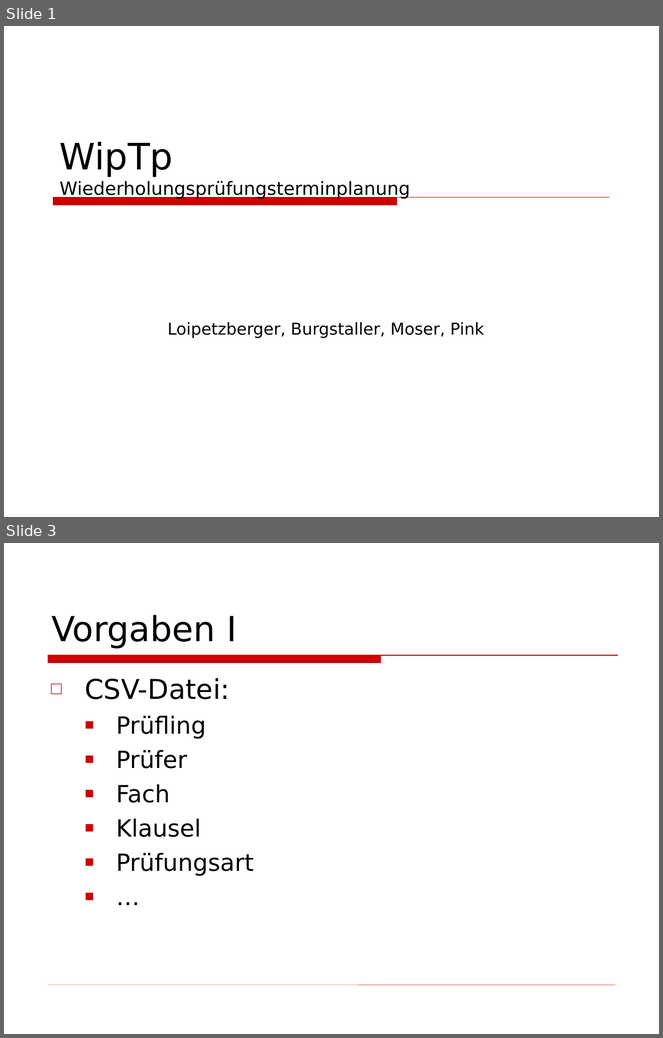
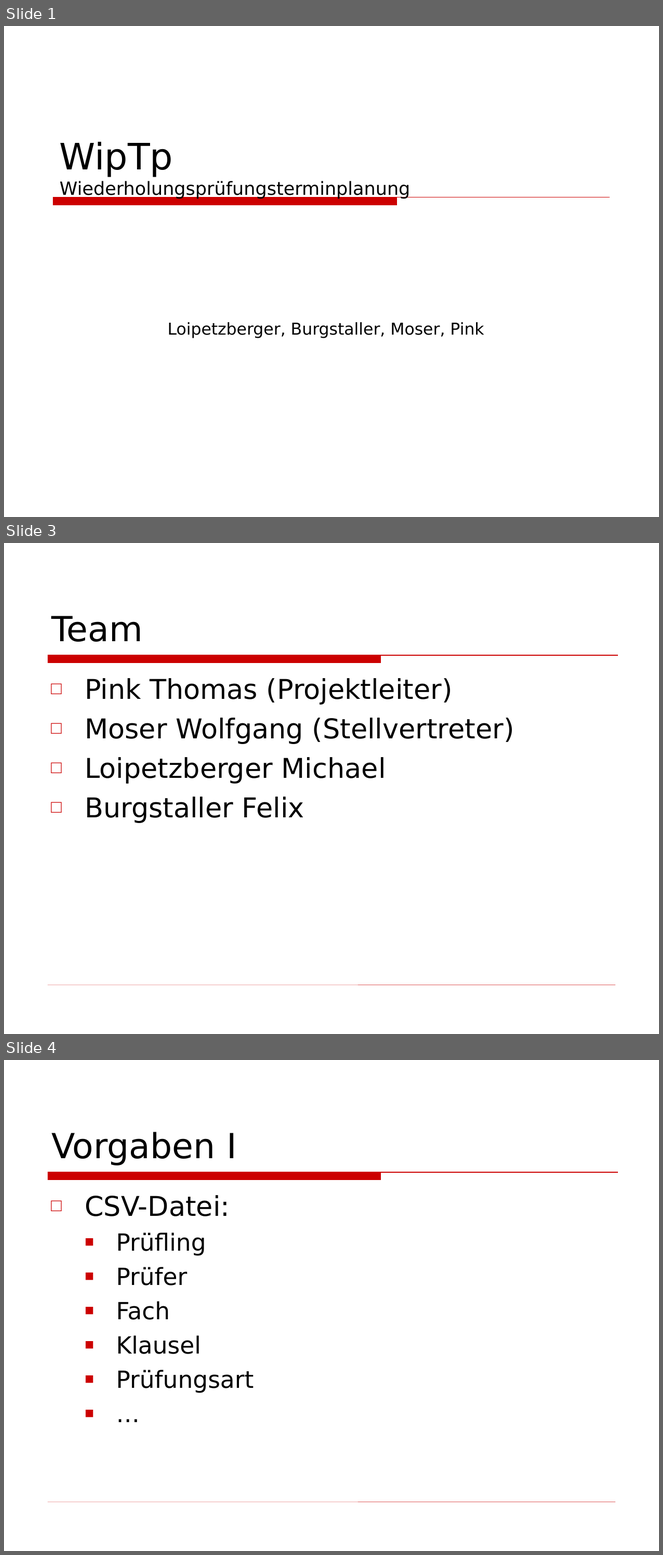
Before and after one commit to BackupTheBerlios/wiptp-svn, a slide deck: docs/Präsentation.ppt. Shown one above the other, each under a label of ours: slides 1 and 3 before the commit, slides 1, 3 and 4 after it; the slides between them are not shown. The pictures are 663x1038 and 663x1555 pixels, drawn with LibreOffice and Linux fonts; fonts in the diff are those of the drawing; background and template pictures are left out. Boxes give left, top, right and bottom in pixels: in the first picture for what was removed or moved away, otherwise in the second. Text is boxed around its words. In the diff, an @@ line names an element or a change of style, - is before the commit and + after.

```diff
--- a/docs/Präsentation.ppt
+++ b/docs/Präsentation.ppt
@@ slide 3 added at <box>4,543,659,1034</box>, background picture (left out); not listed: 2 template elements that a slide beside it also shows @@
@@ title added at <box>52,616,143,642</box>, 38 pt, text #000000 @@
+Team
@@ text added at <box>85,678,515,823</box>, 30 pt, text #000000 @@
+□ Pink Thomas (Projektleiter)
+□ Moser Wolfgang (Stellvertreter)
+□ Loipetzberger Michael
+□ Burgstaller Felix
@@ what was slide 3 is now slide 4 @@
```
Also in this commit, not shown: 1 slide changed.
